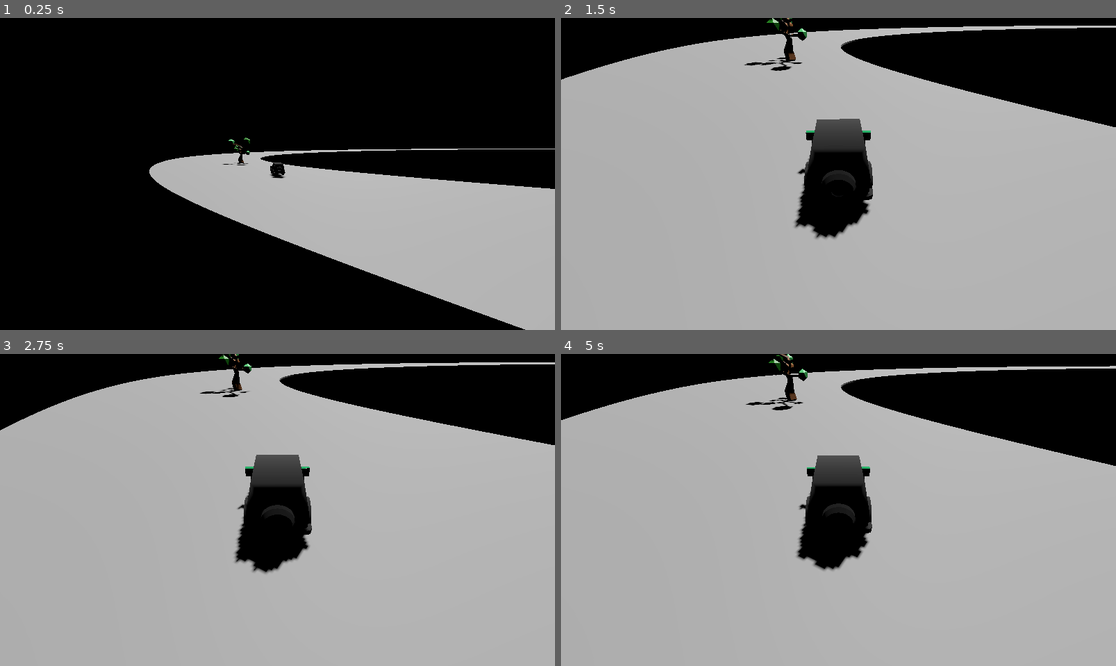
Above: before the commit, frames 1-4 (two rows, left to right).
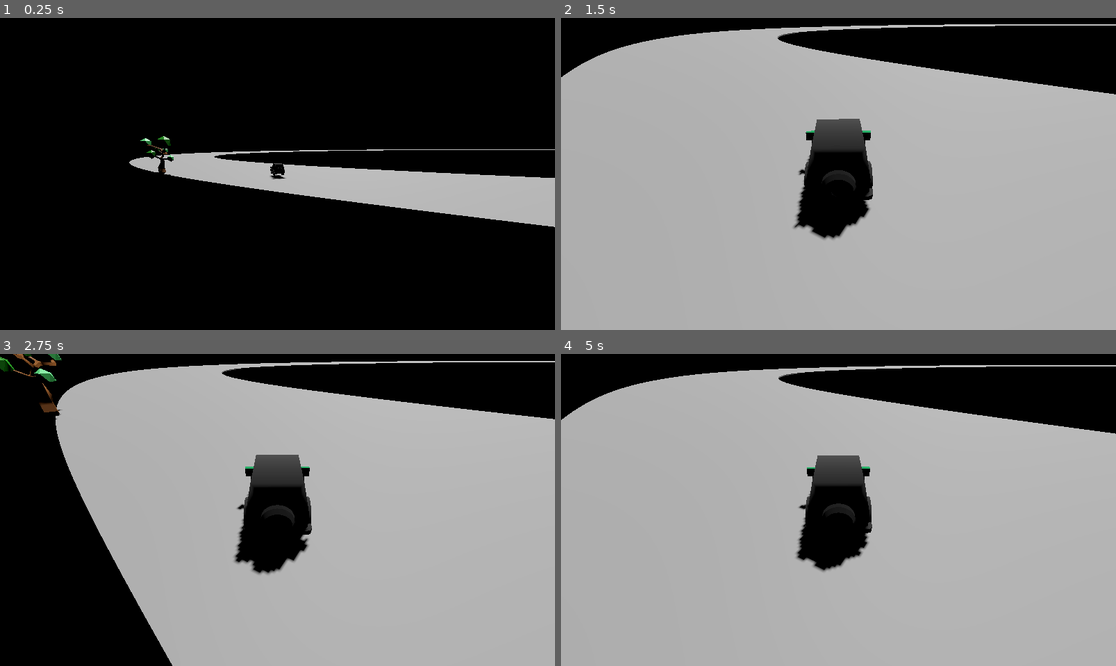
Above: after the commit, the same moments.

Repository: VriskaSekret/car_game
Game: Godot game, scene res://scenes/test_scene.tscn
Two runs of this game, one before a commit and one after it. Both use one fixed random seed, a clock stepped at 60 frames per second and the inputs below.
Inputs:
- Up to frame 1 (0.25 s): no input
- Up to frame 2 (1.5 s): hold D (steer_right) 0.53-1.28 s; tap Space at 0.77 s; hold S (brake) from 1.28 s (still down)
- Up to frame 3 (2.75 s): tap Space at 1.52 s; release S (brake) at 2.03 s; hold D (steer_right) from 2.03 s (still down)
- Up to frame 4 (5 s): release D (steer_right) at 2.78 s; hold W (accelerate) 2.78-3.53 s; tap Space at 3.02, 3.77, 4.52 s; hold A (steer_left) from 3.53 s (still down)

The runs differ from the first frame. In frame 1, 17% of the frame differs, in the area x 23-100%, y 37-100%; in frame 2, 6.3%; in frame 3, 21%, in the area x 0-100%, y 0-100%; in frame 4, 6.2%.

Commit message:
Drunk driving has begun 🔥🔥🔥

Diff:
--- /dev/null
+++ b/scenes/powerup_spawner.gd
@@ -0,0 +1,44 @@
+extends Node3D
+
+@export var powerup_scene: PackedScene  # Assign your power-up scene in the inspector
+@export var player: Node3D  # Assign the player node here in the inspector
+@export var min_distance: float = 10.0  # Min spawn distance from player
+@export var max_distance: float = 50.0  # Max spawn distance from player
+@export var spawn_interval: float = 1.0  # Distance the player must travel before spawning
+@export var track_width: float = 20.0  # Adjust based on track width
+
+var last_spawn_position: Vector3  # Track last spawn position
+
+func _ready():
+	last_spawn_position = player.global_transform.origin
+
+func _process(delta):
+	var distance_traveled = player.global_transform.origin.distance_to(last_spawn_position)
+
+	if distance_traveled >= spawn_interval:
+		last_spawn_position = player.global_transform.origin
+		spawn_powerup()
+
+func spawn_powerup():
+	var track_curve = self.curve  # Correctly get the track's curve
+	var track_length = track_curve.get_baked_length()
+
+	# Find closest point on track to the player
+	var player_pos = player.global_transform.origin
+	var closest_offset = track_curve.get_closest_offset(player_pos)
+
+	# Generate a random distance ahead of the player
+	var spawn_offset = fmod(closest_offset + randf_range(min_distance, max_distance), track_length)
+	var spawn_position = track_curve.sample_baked(spawn_offset)
+
+	# Adjust left-right variation within track width
+	var track_rotation = track_curve.sample_baked_with_rotation(spawn_offset)
+	var right_vector = track_rotation.basis.x  # Side direction of track
+	var lateral_shift = randf_range(-track_width / 2, track_width / 2) + 12.0  # Adjusted offset
+
+	# Spawn power-up
+	var powerup = powerup_scene.instantiate()
+	get_parent().add_child(powerup)  # First add it to the scene
+
+	# Now set its position safely
+	powerup.global_transform.origin = spawn_position + (right_vector * lateral_shift)
--- a/scenes/test_scene.tscn
+++ b/scenes/test_scene.tscn
@@ -1,8 +1,10 @@
-[gd_scene load_steps=8 format=3 uid="uid://be1mi7mimuwfx"]
+[gd_scene load_steps=10 format=3 uid="uid://be1mi7mimuwfx"]
 
 [ext_resource type="Script" uid="uid://ivl5u3ahogss" path="res://scripts/Camera3D.gd" id="1_j8ivh"]
+[ext_resource type="Script" uid="uid://uu65it10jh0e" path="res://scenes/powerup_spawner.gd" id="3_7ddre"]
 [ext_resource type="PackedScene" uid="uid://dbl4bno5e48ka" path="res://scenes/car.tscn" id="3_jaglt"]
 [ext_resource type="PackedScene" uid="uid://bacj14uc7wbkp" path="res://scenes/tree.tscn" id="3_nd71p"]
+[ext_resource type="PackedScene" uid="uid://bc5eqimuylhd0" path="res://scenes/beer.tscn" id="4_7ddre"]
 
 [sub_resource type="ProceduralSkyMaterial" id="ProceduralSkyMaterial_74a4f"]
 sky_horizon_color = Color(0.64625, 0.65575, 0.67075, 1)
@@ -42,11 +44,18 @@
 target = NodePath("../Car/CarMesh")
 
 [node name="Car" parent="." instance=ExtResource("3_jaglt")]
-transform = Transform3D(1, 0, 0, 0, 1, 0, 0, 0, 1, 48, 1.70521, -230.383)
+transform = Transform3D(1, 0, 0, 0, 1, 0, 0, 0, 1, 57.8888, 1.70521, -240.834)
 
-[node name="Path3D" type="Path3D" parent="."]
-transform = Transform3D(1, 0, 0, 0, 1, 0, 0, 0, 1, 2.65138, 0, 16.1946)
+[node name="Path3D" type="Path3D" parent="." node_paths=PackedStringArray("player")]
+transform = Transform3D(1, 0, 0, 0, 1, 0, 0, 0, 1, 3.01983, -3.05176e-05, 0.863548)
 curve = SubResource("Curve3D_uhqqe")
+script = ExtResource("3_7ddre")
+powerup_scene = ExtResource("4_7ddre")
+player = NodePath("../Car")
+min_distance = 20.0
+max_distance = 80.0
+spawn_interval = 20.0
+track_width = 15.0
 
 [node name="CSGPolygon3D" type="CSGPolygon3D" parent="Path3D"]
 use_collision = true
@@ -58,7 +67,7 @@
 path_simplify_angle = 0.0
 path_rotation = 2
 path_rotation_accurate = false
-path_local = false
+path_local = true
 path_continuous_u = true
 path_u_distance = 1.0
 path_joined = true
Not shown, added: scenes/powerup_spawner.gd.uid
